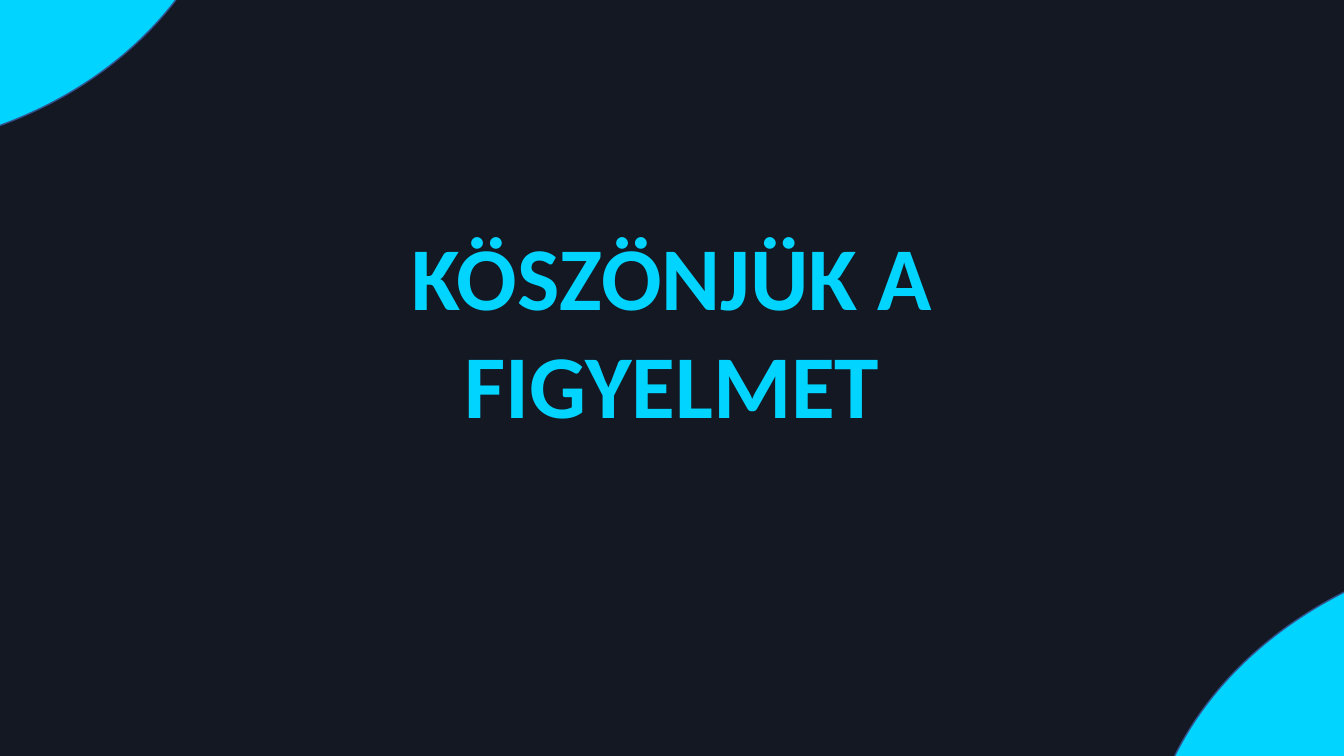
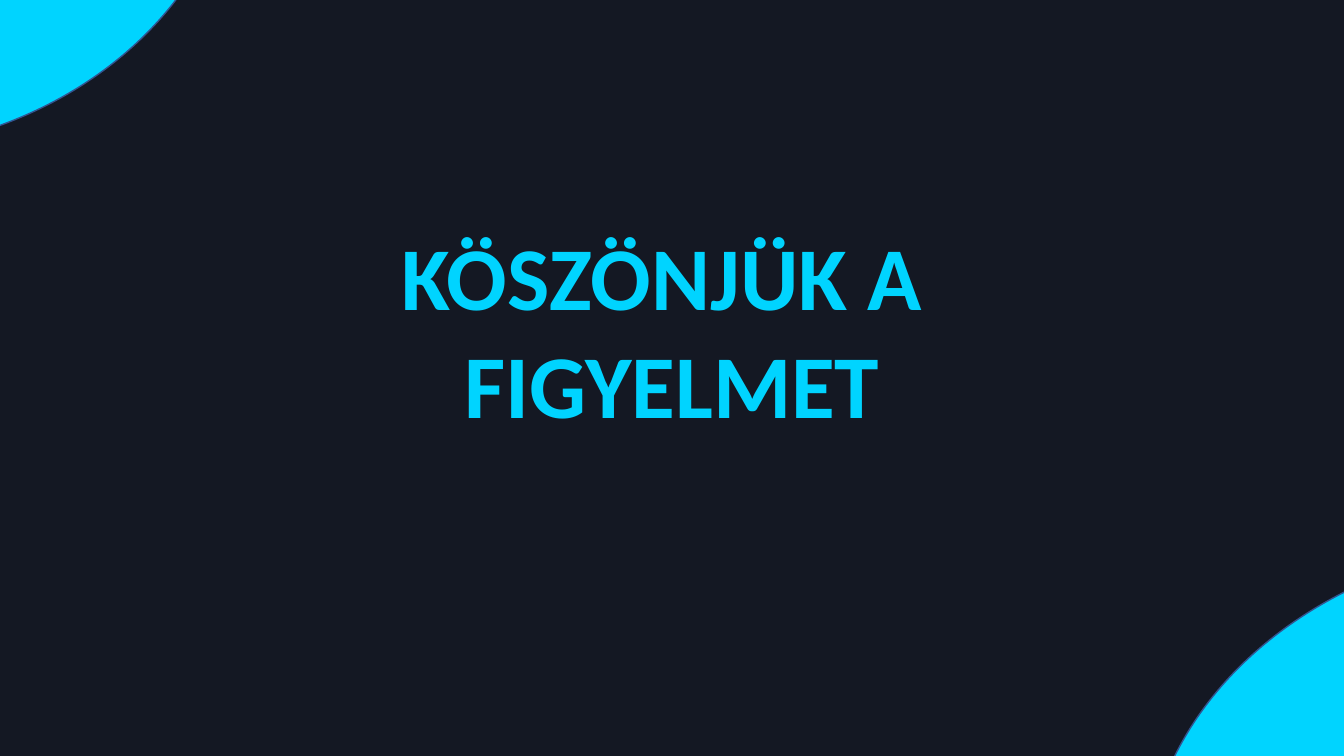
Before and after one commit to Milan0419/Akasztofa1, a slide deck: slide 15 of ForroBalint_Hangman.pptm (slide 13 before the commit). Drawn at 1344x756 pixels with LibreOffice and Linux fonts; fonts in the diff are those of the drawing. Boxes give left, top, right and bottom in pixels: in the first picture for what was removed or moved away, otherwise in the second. Text is boxed around its words. In the diff, an @@ line names an element or a change of style, - is before the commit and + after.

```diff
--- a/ForroBalint_Hangman.pptm
+++ b/ForroBalint_Hangman.pptm
@@ text "KÖSZÖNJÜK A FIGYELMET": place and size @@
-text "KÖSZÖNJÜK A FIGYELMET" at <box>412,237,932,419</box>
+text "KÖSZÖNJÜK A FIGYELMET" at <box>402,237,922,419</box>
```
Also in this commit, not shown: 10 other slides changed, 3 slides added, 1 slide removed.
